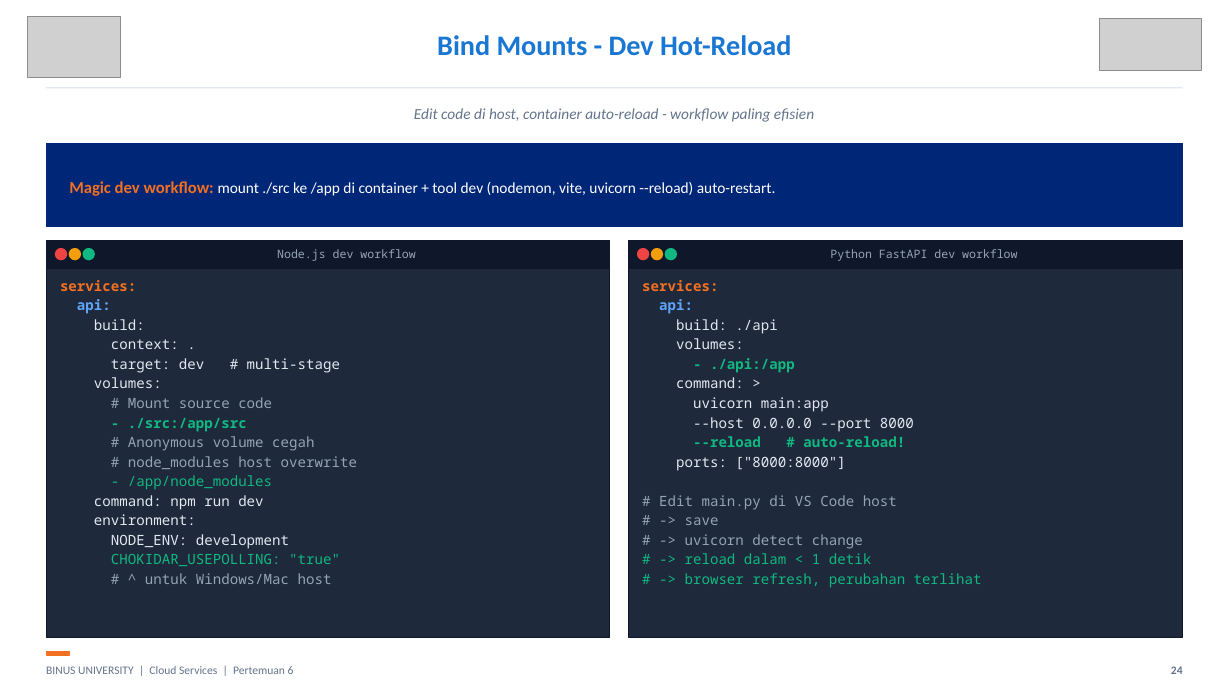
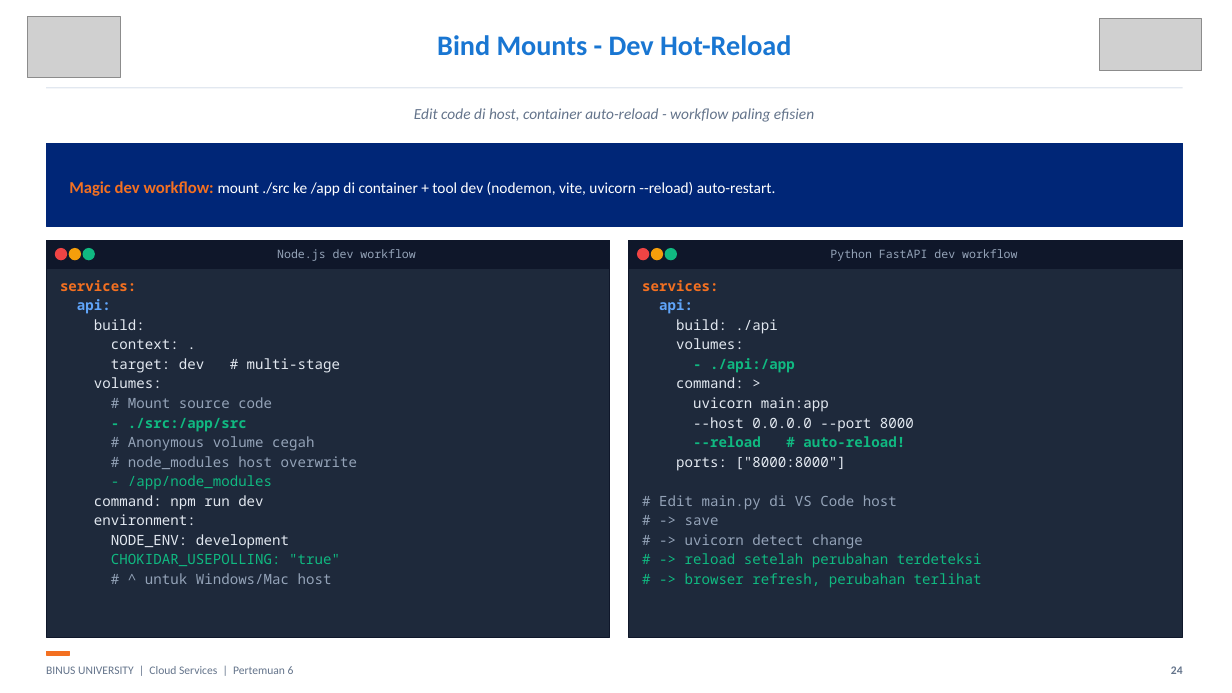
Before and after one commit to SeedFlora/meet6CloudService, a slide deck: slide 24 of slides/Teori_Pertemuan_06.pptx. Drawn at 1232x693 pixels with LibreOffice and Linux fonts; fonts in the diff are those of the drawing; grey boxes stand for pictures. Boxes give left, top, right and bottom in pixels: in the first picture for what was removed or moved away, otherwise in the second. Text is boxed around its words. In the diff, an @@ line names an element or a change of style, - is before the commit and + after.

```diff
--- a/slides/Teori_Pertemuan_06.pptx
+++ b/slides/Teori_Pertemuan_06.pptx
@@ text at [685,553,982,568]: text changed @@
-# -> reload dalam < 1 detik
+# -> reload setelah perubahan terdeteksi
```
Also in this commit, not shown: 17 other slides changed, 4 other files.
